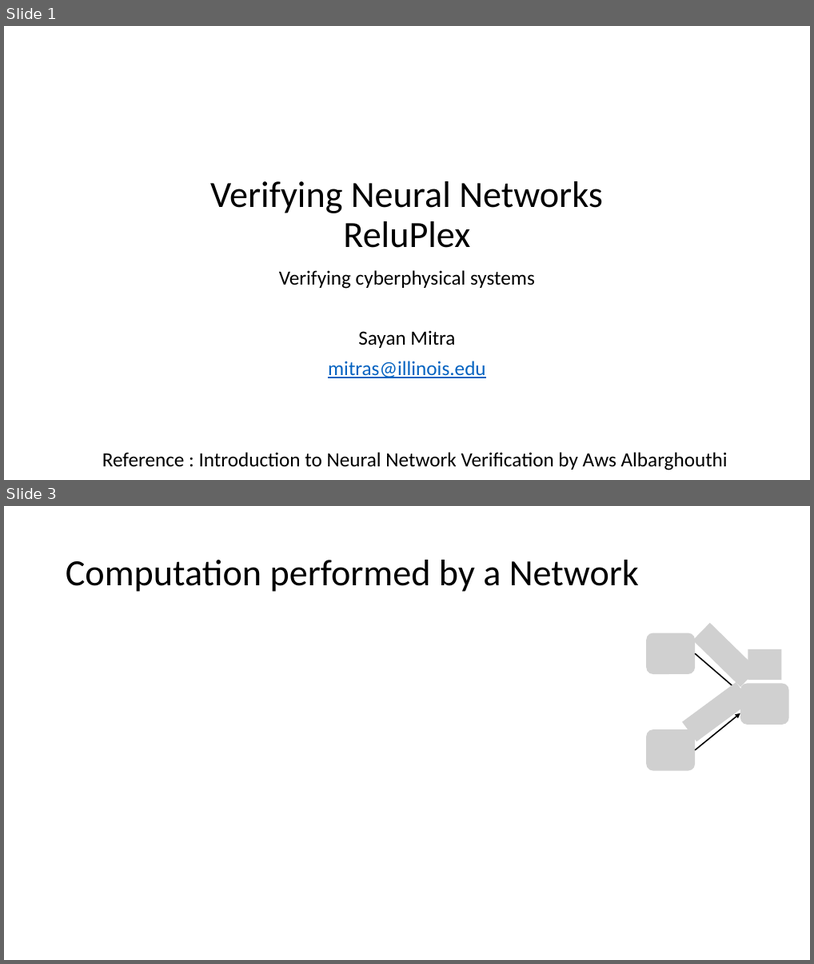
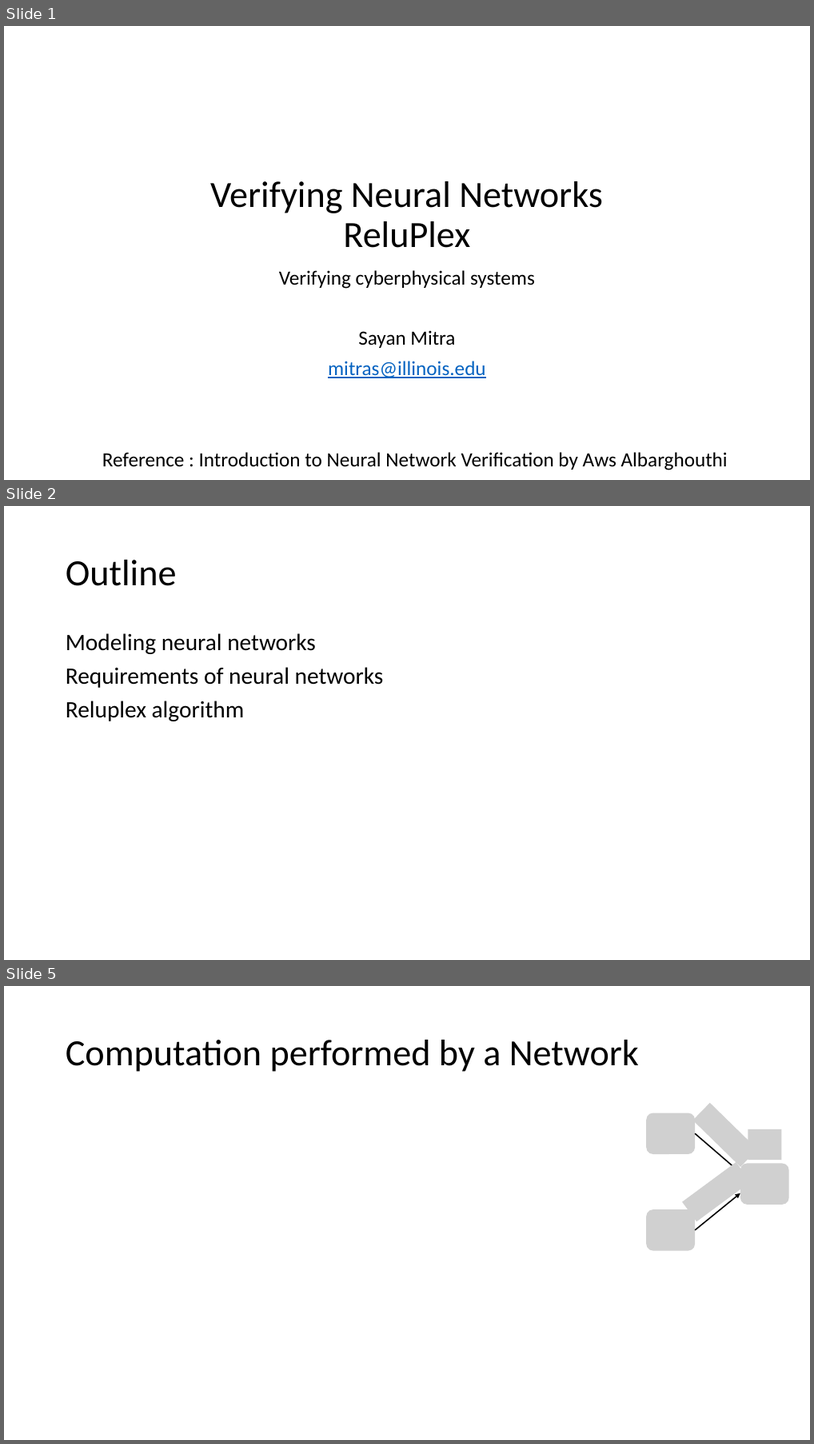
Before and after one commit to sayanmitracode/cpsbooksite, a slide deck: Slides/reluplex21.pptx. Shown one above the other, each under a label of ours: slides 1 and 3 before the commit, slides 1, 2 and 5 after it; the slides between them are not shown. The pictures are 814x964 and 814x1444 pixels, drawn with LibreOffice and Linux fonts; fonts in the diff are those of the drawing; grey boxes stand for pictures. Boxes give left, top, right and bottom in pixels: in the first picture for what was removed or moved away, otherwise in the second. Text is boxed around its words. In the diff, an @@ line names an element or a change of style, - is before the commit and + after.

Commit message:
reluplex

```diff
--- a/Slides/reluplex21.pptx
+++ b/Slides/reluplex21.pptx
@@ slide 2 added at (4, 506, 810, 960), background #FFFFFF @@
@@ title added at (66, 560, 177, 586), 44 pt, text #000000 @@
+Outline
@@ text added at (66, 633, 384, 721), 28 pt, text #000000 @@
+Modeling neural networks
+Requirements of neural networks
+Reluplex algorithm
@@ what was slide 3 is now slide 5 @@
```
Also in this commit, not shown: 3 slides changed, 12 other slides added, 1 slide removed, 2 other files.
